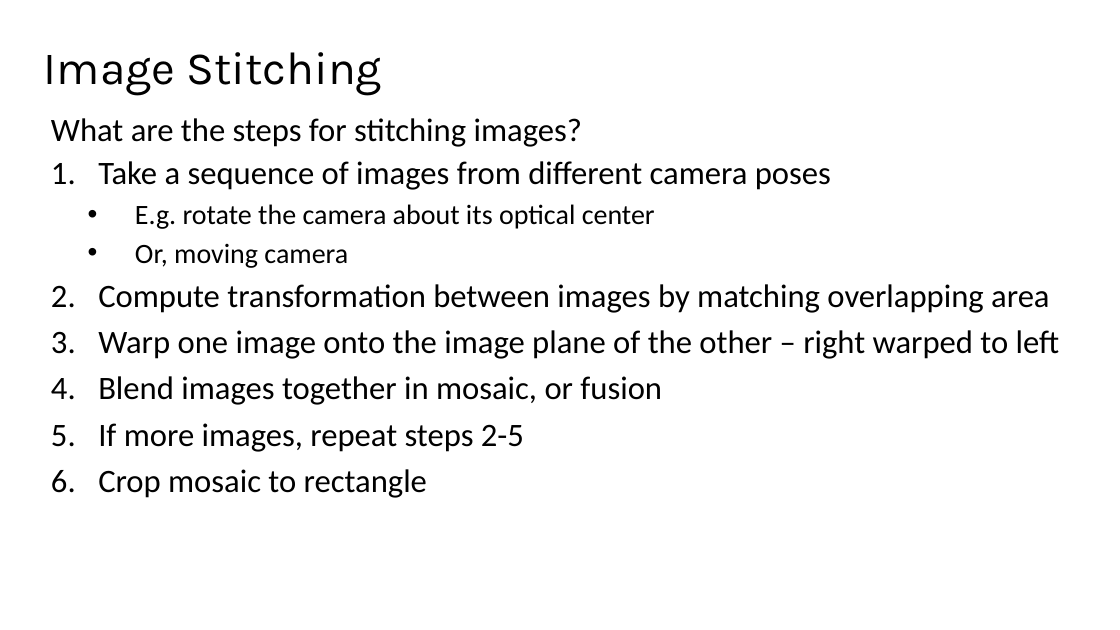
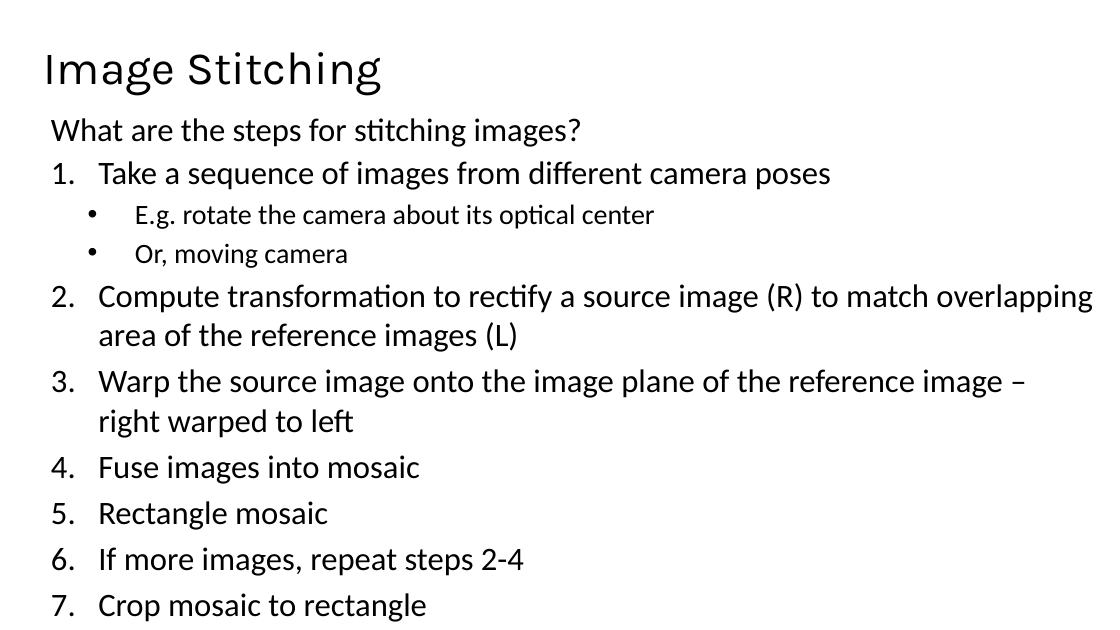
Before and after one commit to StephenElston/CSCI-E25, a slide deck: slide 8 of Slides/13_ImageStitching.pptx. Drawn at 1120x630 pixels with LibreOffice and Linux fonts; fonts in the diff are those of the drawing. Boxes give left, top, right and bottom in pixels: in the first picture for what was removed or moved away, otherwise in the second. Text is boxed around its words. In the diff, an @@ line names an element or a change of style, - is before the commit and + after.

```diff
--- a/Slides/13_ImageStitching.pptx
+++ b/Slides/13_ImageStitching.pptx
@@ text at [98,283,1092,576]: text changed @@
-  2. Compute transformation between images by matching overlapping area
-  3. Warp one image onto the image plane of the other – right warped to left
-  4. Blend images together in mosaic, or fusion
-  5. If more images, repeat steps 2-5
+  2. Compute transformation to rectify a source image (R) to match overlapping area of the reference images (L)
+  3. Warp the source image onto the image plane of the reference image – right warped to left
+  4. Fuse images into mosaic
+  5. Rectangle mosaic
+  6. If more images, repeat steps 2-4
```
Also in this commit, not shown: 3 other slides changed.
